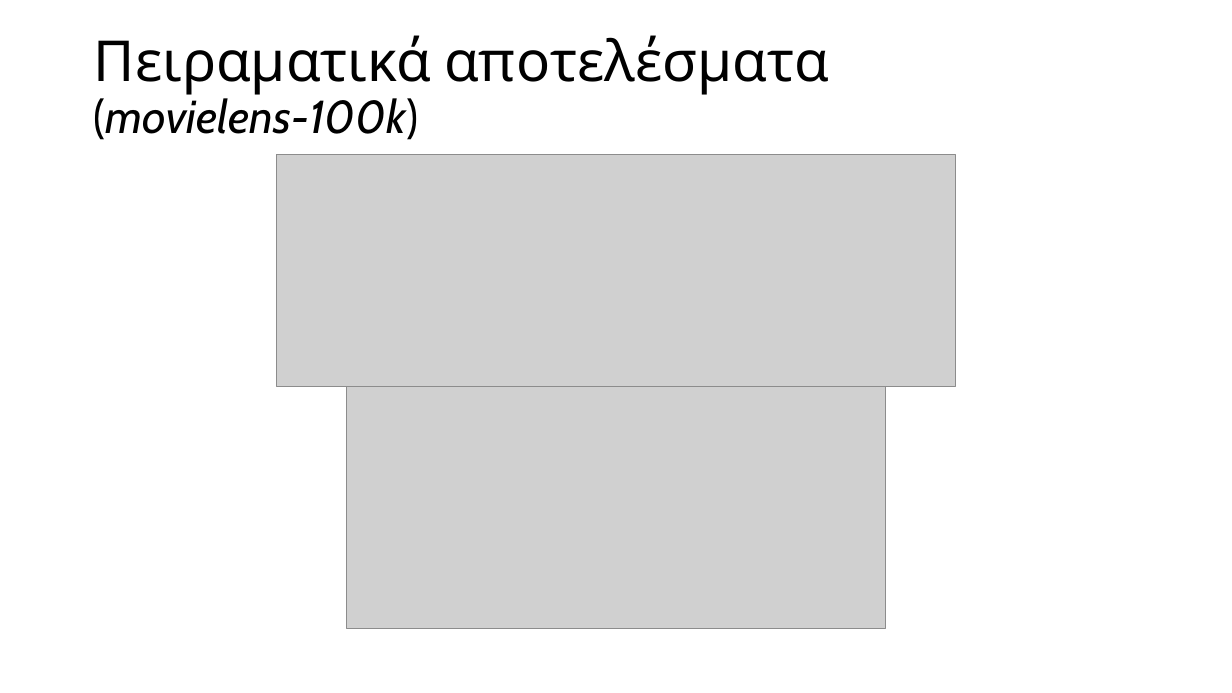
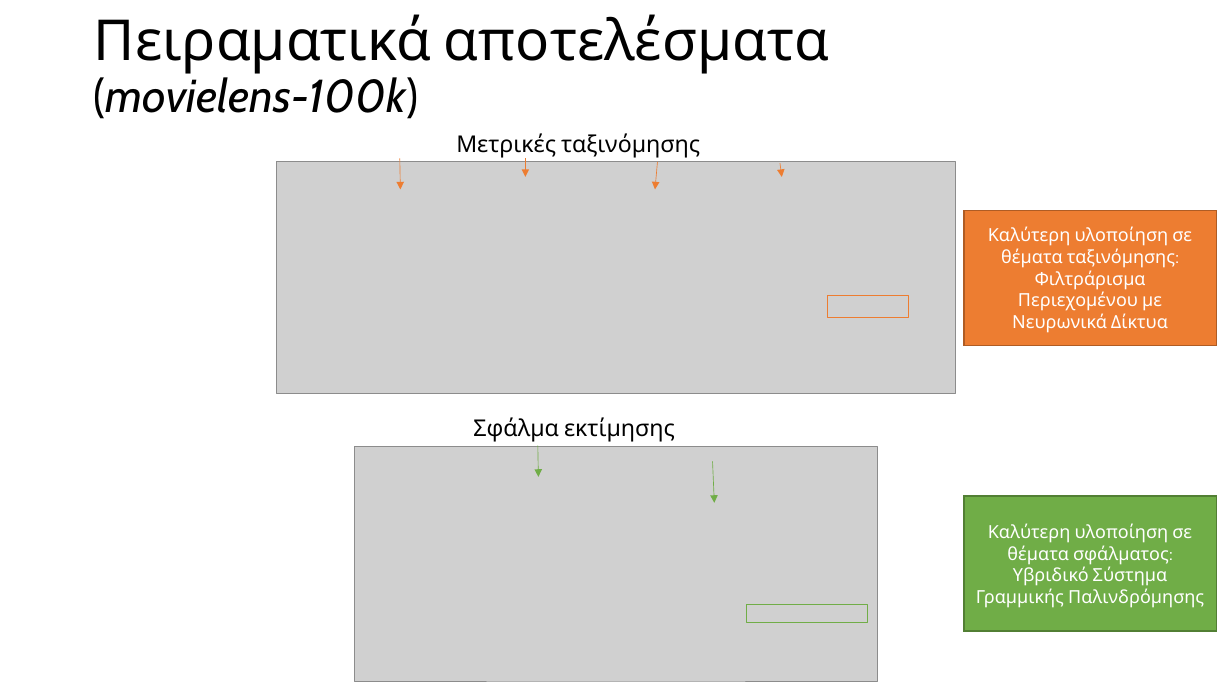
Before and after one commit to mpountou/General-Recommendation-Engine, a slide deck: slide 18 of παρουσίαση.pptx. Drawn at 1232x693 pixels with LibreOffice and Linux fonts; fonts in the diff are those of the drawing; grey boxes stand for pictures. Boxes give left, top, right and bottom in pixels: in the first picture for what was removed or moved away, otherwise in the second. Text is boxed around its words. In the diff, an @@ line names an element or a change of style, - is before the commit and + after.

```diff
--- a/παρουσίαση.pptx
+++ b/παρουσίαση.pptx
@@ title "Πειραματικά αποτελέσματα (movielens-100k)": place and size @@
-title "Πειραματικά αποτελέσματα (movielens-100k)" at bbox=[94, 35, 829, 140]
+title "Πειραματικά αποτελέσματα (movielens-100k)" at bbox=[94, 14, 829, 119]
@@ text added at bbox=[456, 133, 700, 158], 18 pt, text #000000 @@
+Μετρικές ταξινόμησης
@@ picture: place and size @@
-picture at bbox=[276, 155, 955, 387]
+picture at bbox=[276, 162, 955, 394]
@@ arrow added from (400, 158) to (400, 189), #ED7D31 0.5 pt @@
@@ arrow added from (526, 158) to (526, 177), #ED7D31 0.5 pt @@
@@ arrow added from (658, 162) to (655, 189), #ED7D31 0.5 pt @@
@@ arrow added from (780, 164) to (782, 177), #ED7D31 0.5 pt @@
@@ rectangle added at bbox=[964, 211, 1216, 346], fill #ED7D31, outline #AF5C24 1 pt, 14 pt, text #FFFFFF @@
+Καλύτερη υλοποίηση σε θέματα ταξινόμησης:
+Φιλτράρισμα Περιεχομένου με Νευρωνικά Δίκτυα
@@ rectangle added at bbox=[827, 296, 909, 317], outline #ED7D31 0.75 pt @@
@@ text added at bbox=[473, 417, 675, 442], 18 pt, text #000000 @@
+Σφάλμα εκτίμησης
@@ picture: place and size @@
-picture at bbox=[347, 387, 885, 629]
+picture at bbox=[355, 446, 878, 681]
@@ arrow added from (538, 445) to (539, 477), #70AD47 0.5 pt @@
@@ arrow added from (713, 461) to (714, 503), #70AD47 0.5 pt @@
@@ rectangle added at bbox=[964, 496, 1216, 631], fill #70AD47, outline #538035 1 pt, 14 pt, text #FFFFFF @@
+Καλύτερη υλοποίηση σε θέματα σφάλματος:
+Υβριδικό Σύστημα Γραμμικής Παλινδρόμησης
@@ rectangle added at bbox=[747, 604, 868, 623], outline #70AD47 0.75 pt @@
```
Also in this commit, not shown: 12 other slides changed, 1 slide added, 1 slide removed, 1 other file.
